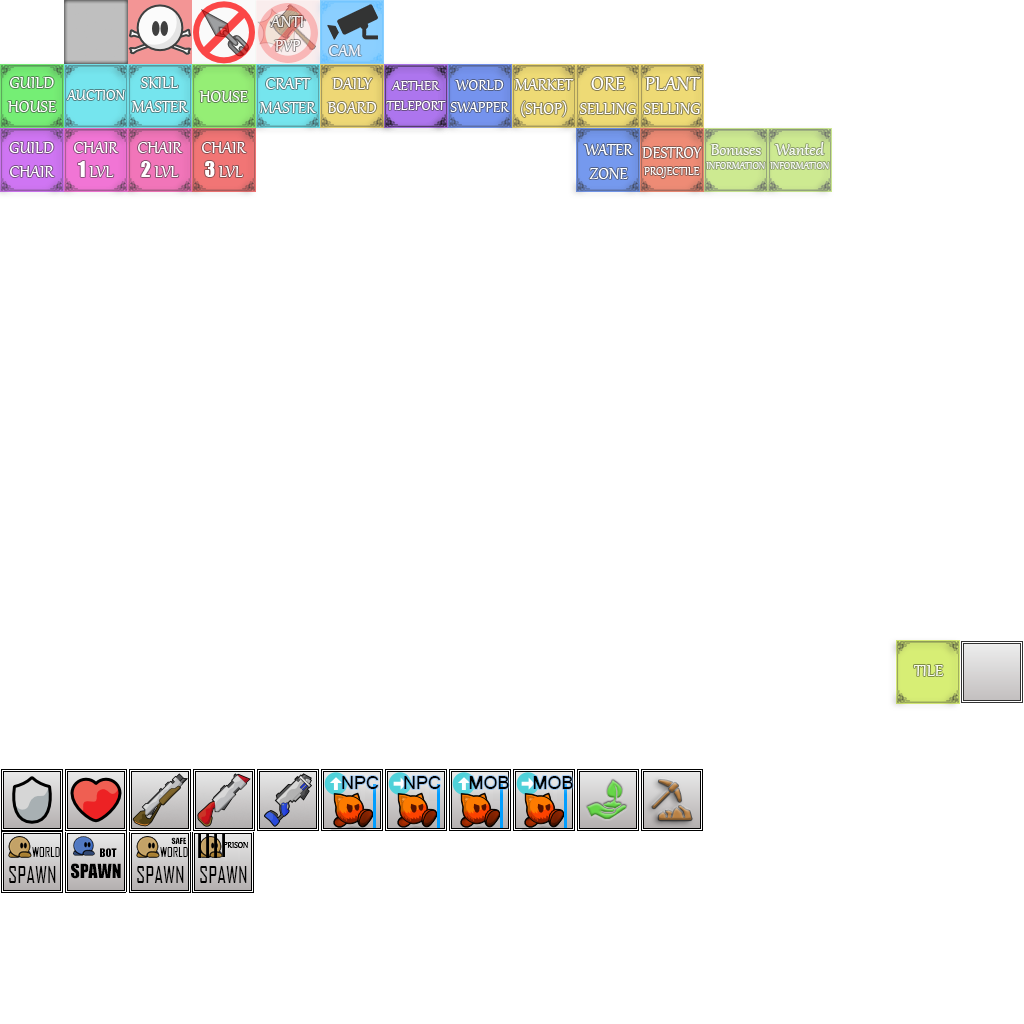
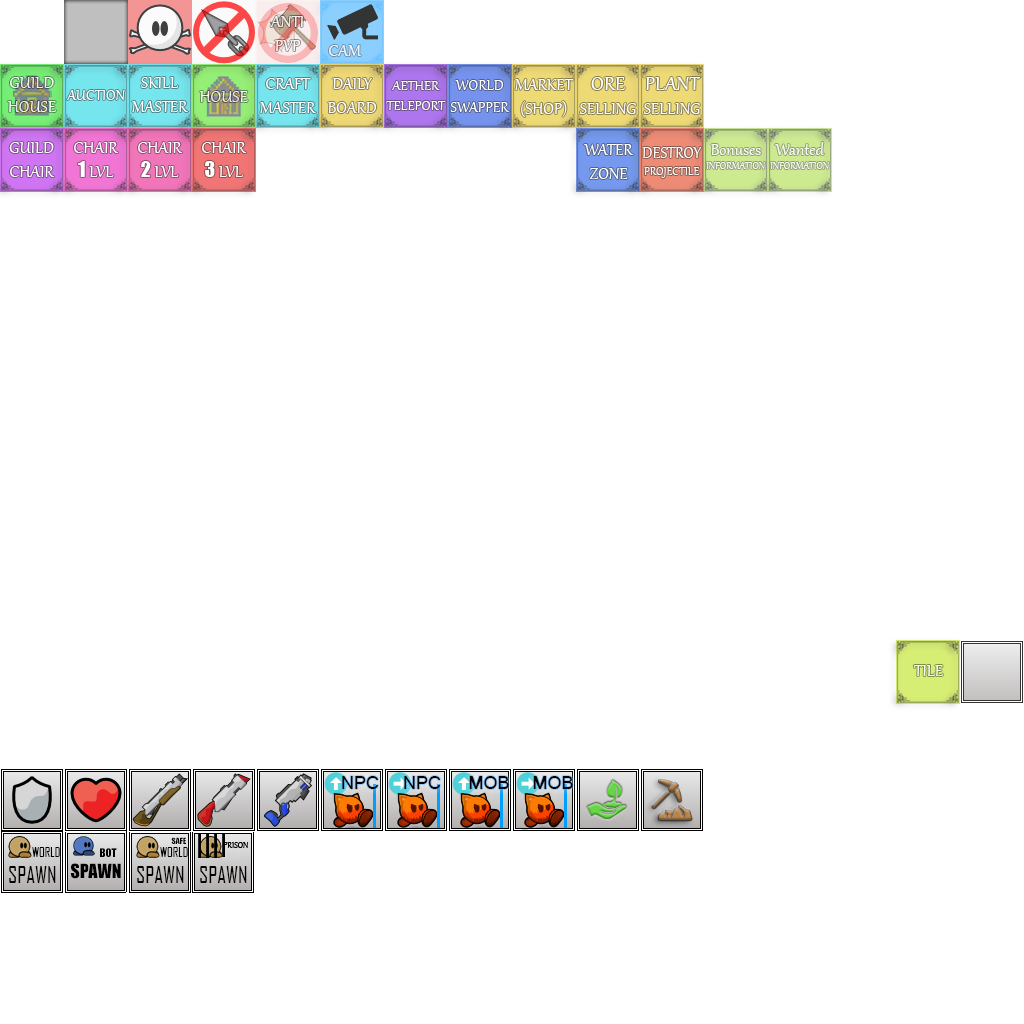
Before/after of a 1024px x 1024px layered artwork. What changed in the layer stack:
added group "Guild house" with 2 layers above "auction" over [13, 75, 52, 116]
added layer "ghouse_icon" (hue, 54%) in group "Guild house" over [13, 75, 52, 116]
moved "ghouse" into group "Guild house" over [13, 75, 52, 116]
hid "Simple-Fancy-Frame" over [385, 66, 447, 127]
added group "House" with 2 layers above "skm" over [205, 76, 244, 117]
added layer "house_icon" (hue, 54%) in group "House" over [205, 76, 244, 117]
moved "house" into group "House" over [205, 76, 244, 117]
